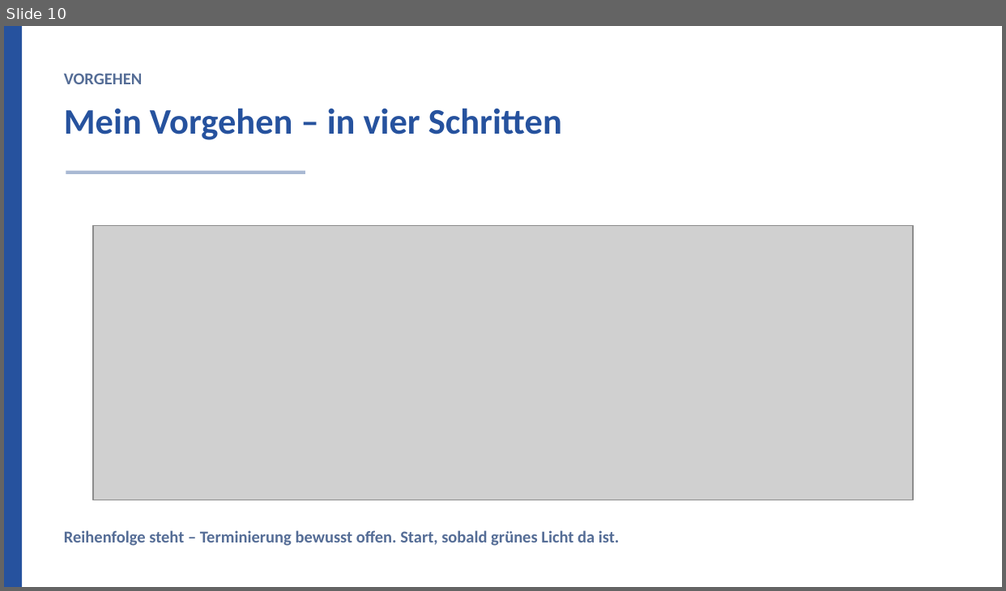
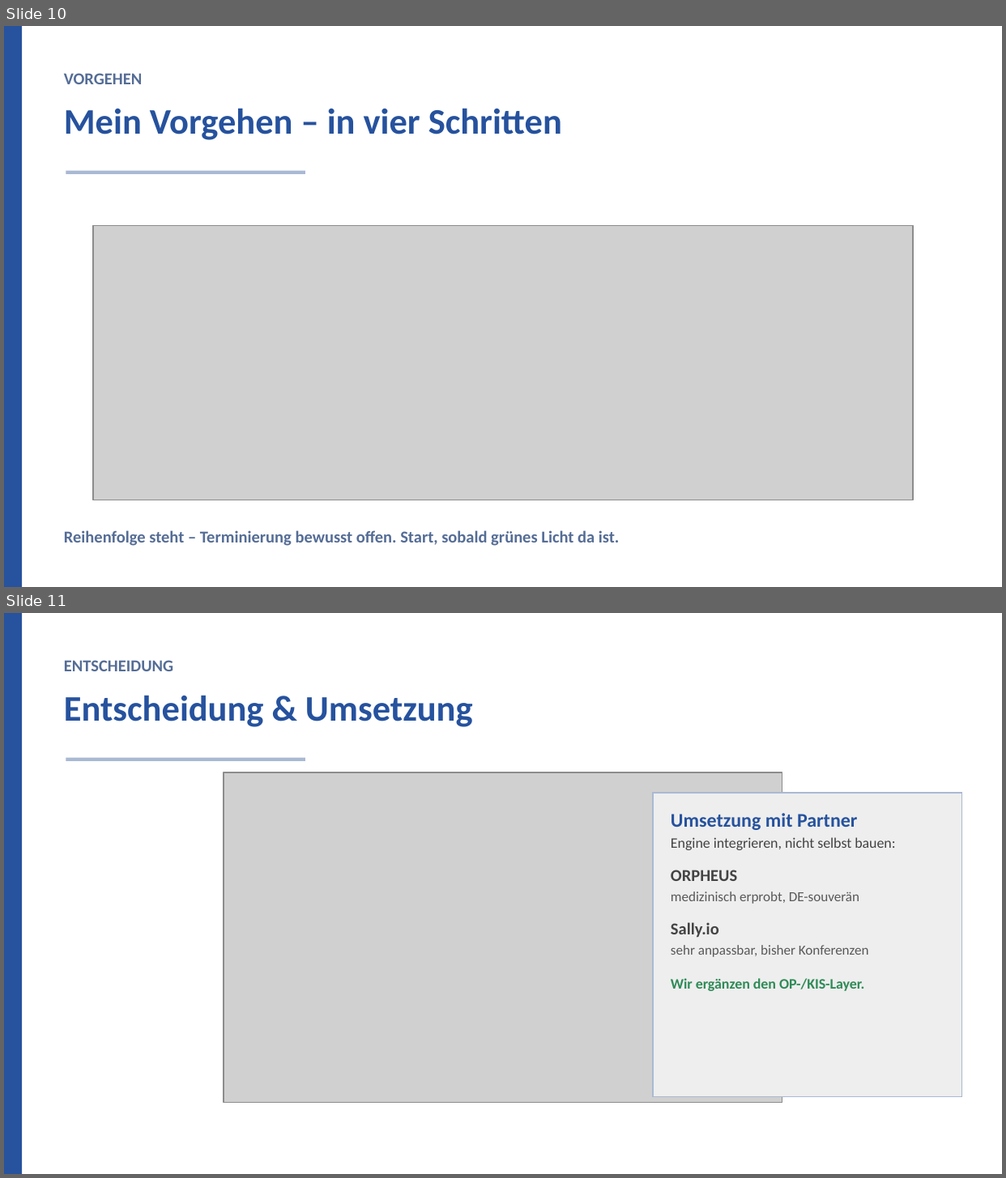
Before and after one commit to Sebastianue/hallo-github, a slide deck: audio-ki-op/praesentation/Audio-KI-OP-Praesentation.pptx. Shown one above the other, each under a label of ours: slide 10 before the commit, slides 10 and 11 after it. The pictures are 1006x591 and 1006x1178 pixels, drawn with LibreOffice and Linux fonts; fonts in the diff are those of the drawing; grey boxes stand for pictures; background and template pictures are left out. Boxes give left, top, right and bottom in pixels: in the first picture for what was removed or moved away, otherwise in the second. Text is boxed around its words. In the diff, an @@ line names an element or a change of style, - is before the commit and + after.

```diff
--- a/audio-ki-op/praesentation/Audio-KI-OP-Praesentation.pptx
+++ b/audio-ki-op/praesentation/Audio-KI-OP-Praesentation.pptx
@@ slide 11 added at bbox=[4, 613, 1002, 1174], background #FFFFFF @@
@@ rectangle added at bbox=[4, 613, 22, 1174], fill #26529E @@
@@ text added at bbox=[64, 660, 173, 671], 12 pt, text #556D96, bold @@
+ENTSCHEIDUNG
@@ text added at bbox=[64, 695, 473, 727], 26 pt, text #26529E, bold @@
+Entscheidung & Umsetzung
@@ rectangle added at bbox=[66, 758, 305, 760], fill #A9B9D3 @@
@@ picture added at bbox=[224, 773, 782, 1103] @@
@@ rectangle added at bbox=[653, 793, 962, 1097], fill #EEEEEE, outline #A9B9D3 1 pt @@
@@ text added at bbox=[671, 813, 895, 991], 10.5 pt, text #595959 @@
+Umsetzung mit Partner
+Engine integrieren, nicht selbst bauen:
+ORPHEUS
+medizinisch erprobt, DE-souverän
+Sally.io
+sehr anpassbar, bisher Konferenzen
+Wir ergänzen den OP-/KIS-Layer.
```
Also in this commit, not shown: 1 slide changed, 1 slide removed, 7 other files.
